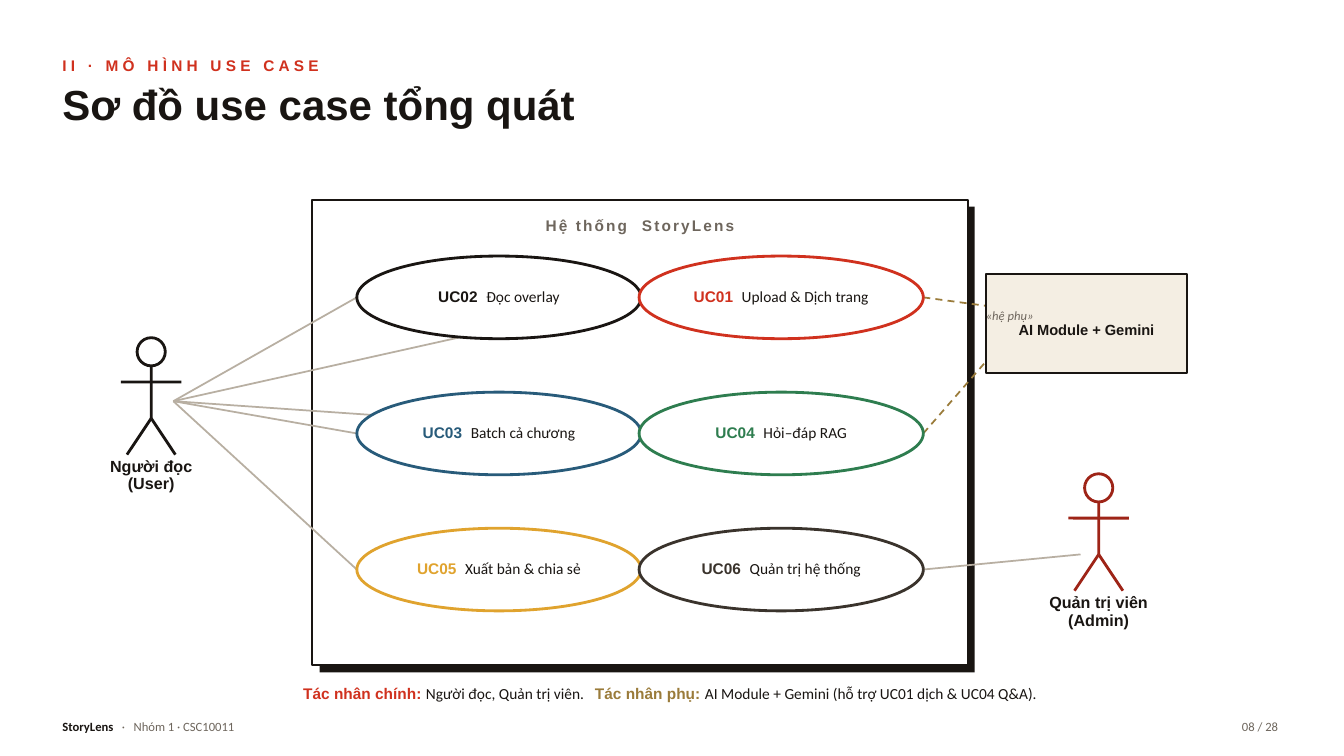
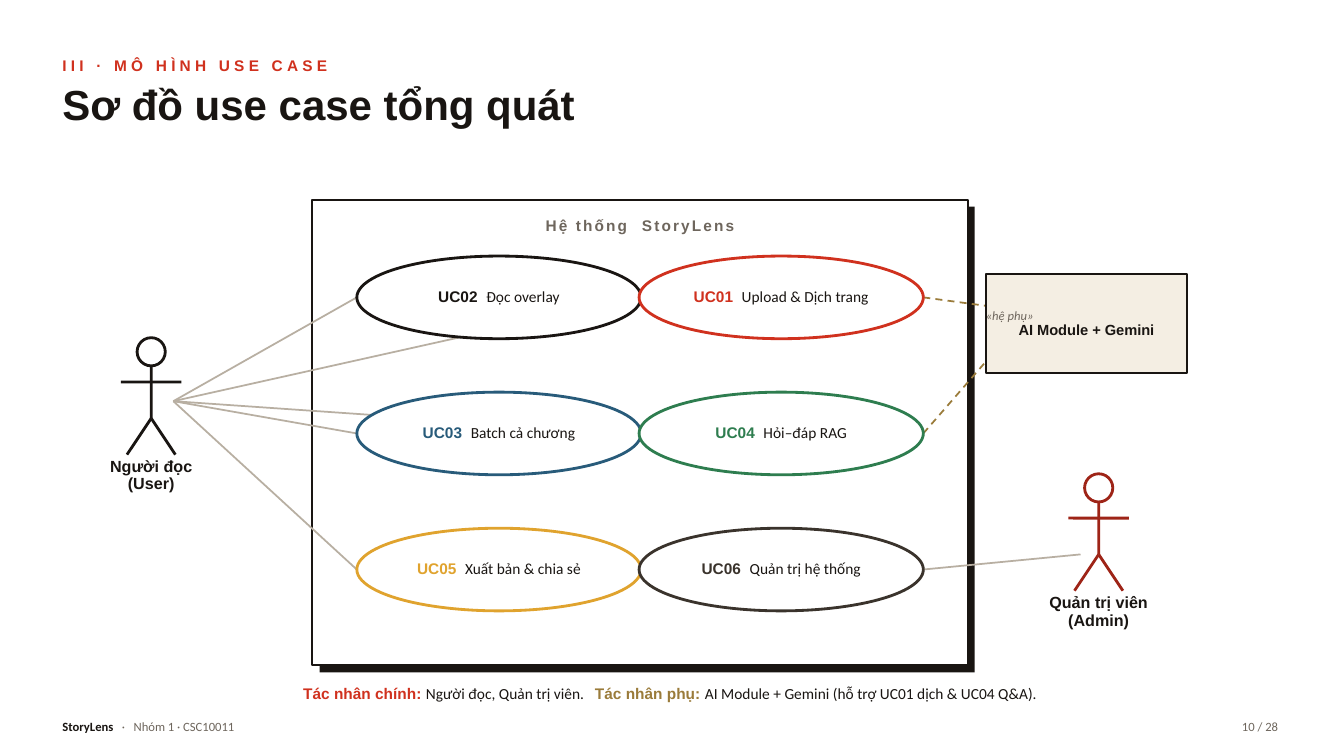
Before and after one commit to trungkiet2005/storylen, a slide deck: slide 10 of docs/presentation/StoryLens_Presentation.pptx (slide 8 before the commit). Drawn at 1344x756 pixels with LibreOffice and Linux fonts; fonts in the diff are those of the drawing. Boxes give left, top, right and bottom in pixels: in the first picture for what was removed or moved away, otherwise in the second. Text is boxed around its words. In the diff, an @@ line names an element or a change of style, - is before the commit and + after.

```diff
--- a/docs/presentation/StoryLens_Presentation.pptx
+++ b/docs/presentation/StoryLens_Presentation.pptx
@@ text at <box>62,59,327,71</box>: text changed @@
-II · MÔ HÌNH USE CASE
+III · MÔ HÌNH USE CASE
@@ text at <box>1242,722,1278,731</box>: text changed @@
-08 / 28
+10 / 28
```
Also in this commit, not shown: 22 other slides changed, 5 other files.
